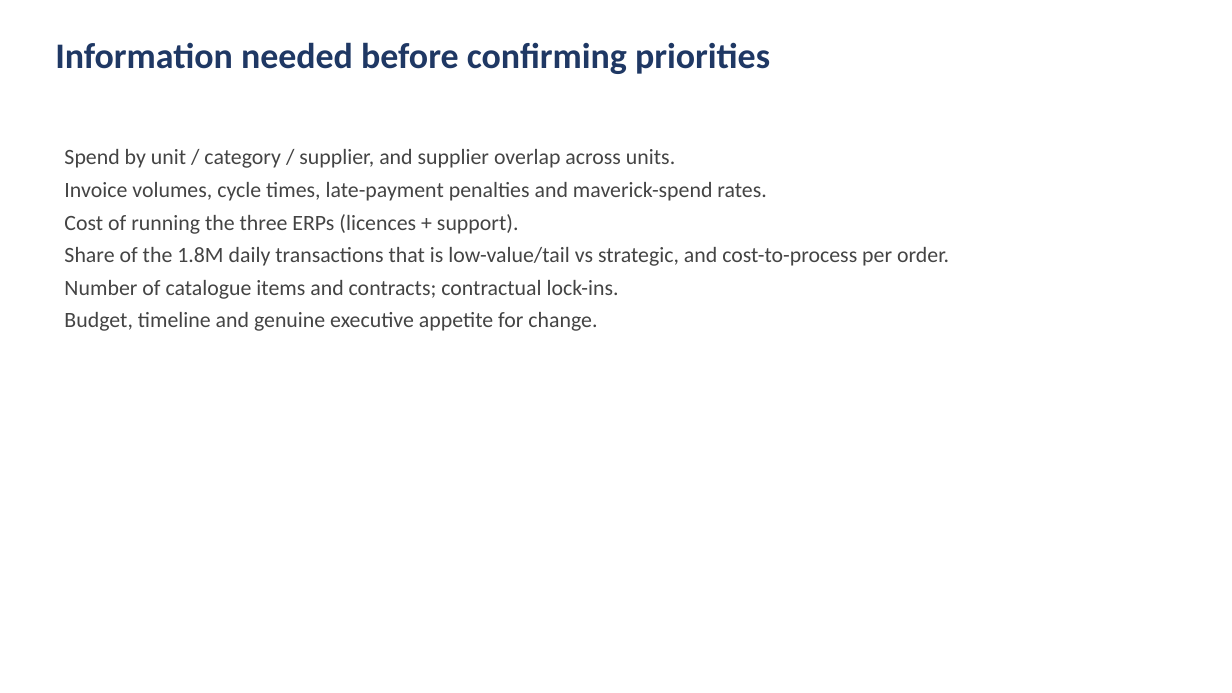
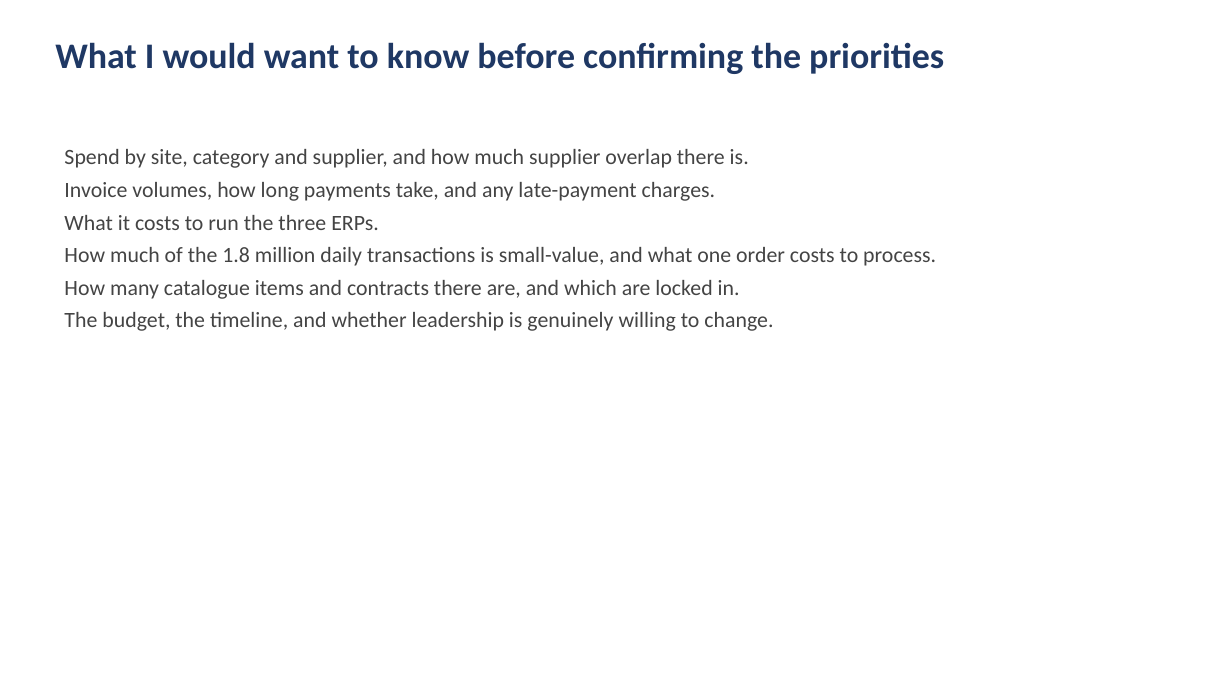
Before and after one commit to DAVIDEJI20/-irri-website, a slide deck: slide 11 of NextTech_Procurement_Analysis.pptx. Drawn at 1232x693 pixels with LibreOffice and Linux fonts; fonts in the diff are those of the drawing. Boxes give left, top, right and bottom in pixels: in the first picture for what was removed or moved away, otherwise in the second. Text is boxed around its words. In the diff, an @@ line names an element or a change of style, - is before the commit and + after.

```diff
--- a/NextTech_Procurement_Analysis.pptx
+++ b/NextTech_Procurement_Analysis.pptx
@@ text at (x1=55, y1=42, x2=944, y2=74): text changed @@
-Information needed before confirming priorities
+What I would want to know before confirming the priorities
@@ text at (x1=64, y1=149, x2=936, y2=331): text changed @@
-Spend by unit / category / supplier, and supplier overlap across units.
-Invoice volumes, cycle times, late-payment penalties and maverick-spend rates.
-Cost of running the three ERPs (licences + support).
-Share of the 1.8M daily transactions that is low-value/tail vs strategic, and cost-to-process per order.
-Number of catalogue items and contracts; contractual lock-ins.
-Budget, timeline and genuine executive appetite for change.
+Spend by site, category and supplier, and how much supplier overlap there is.
+Invoice volumes, how long payments take, and any late-payment charges.
+What it costs to run the three ERPs.
+How much of the 1.8 million daily transactions is small-value, and what one order costs to process.
+How many catalogue items and contracts there are, and which are locked in.
+The budget, the timeline, and whether leadership is genuinely willing to change.
```
Also in this commit, not shown: 11 other slides changed, 1 other file.
